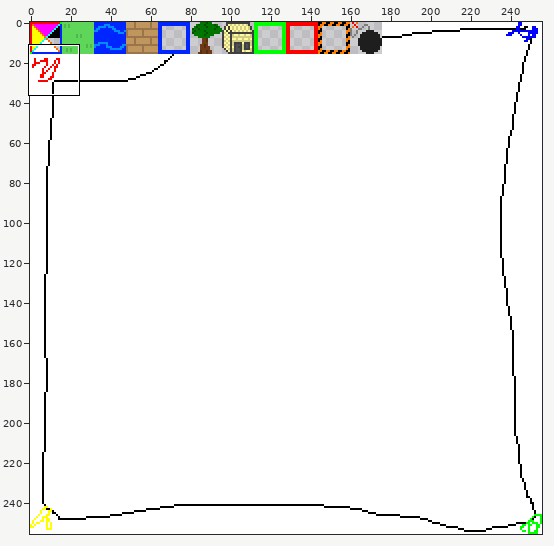
Two states of a sprite sheet, src/textures.png. Above: a wide view before the commit, with the close-up outlined.
Close-up. Earlier state:
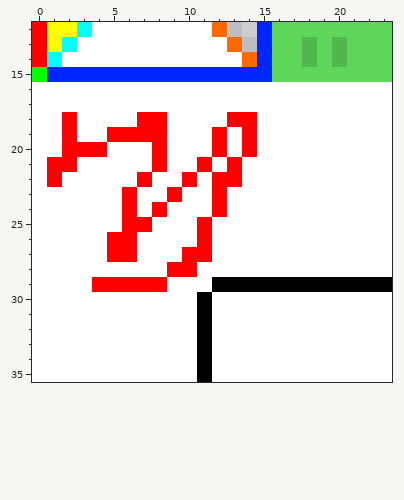
The file is 256x256 pixels. Shown: x 0..23, y 12..35. The commit also changed other parts of the picture, which this record leaves out.
After the commit:
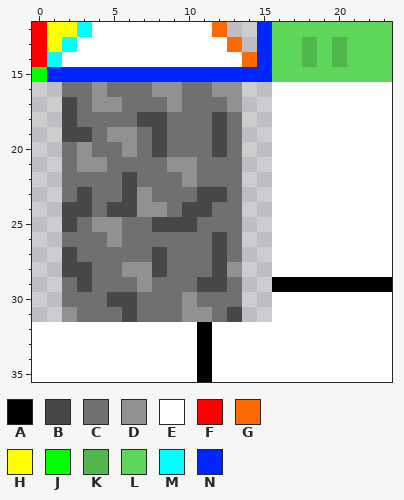
Palette (. is transparent): A #000000  B #474747  C #707070  D #919191  E #ffffff  F #ff0000  G #ff6a00  H #ffff00  J #00ff00  K #50b74d  L #5ed659  M #00ffff  N #0026ff
The edit:
{"y":16,"x":0,"old":"EEEEEEEEEEEEEEEE","new":"..CCDCCCDDCCDD.."}
{"y":17,"x":0,"old":"EEEEEEEEEEEEEEEE","new":"..BCDDCCCDCCCD.."}
{"y":18,"x":0,"old":"EEFEEEEFFEEEEFFE","new":"..BCCCCBBCCCBC.."}
{"y":19,"x":0,"old":"EEFEEFFFFEEEFEFE","new":"..BBCDDCBCCCBC.."}
{"y":20,"x":0,"old":"EEFFFEEEFEEEFEFE","new":"..CDCCDCBCCCBC.."}
{"y":21,"x":0,"old":"EFFEEEEEFEEFEFEE","new":"..CDDCCCCDDCCC.."}
{"y":22,"x":0,"old":"EFEEEEEFEEFEFFEE","new":"..CCCCBCCCDCCC.."}
{"y":23,"x":0,"old":"EEEEEEFEEFEEFEEE","new":"..CBCCBDCCCBBC.."}
{"y":24,"x":0,"old":"EEEEEEFEFEEEFEEE","new":"..BBCBBDDCBBCC.."}
{"y":25,"x":0,"old":"EEEEEEFFEEEFEEEE","new":"..BCDDCCBBBCCC.."}
{"y":26,"x":0,"old":"EEEEEFFEEEEFEEEE","new":"..CCCDCCCCCCBC.."}
{"y":27,"x":0,"old":"EEEEEFFEEEFFEEEE","new":"..BCCCCCBCCCBC.."}
{"y":28,"x":0,"old":"EEEEEEEEEFFEEEEE","new":"..BBCCDDBCCCBD.."}
{"y":29,"x":0,"old":"EEEEFFFFFEEEAAAA","new":"..CBCCCDCCCBBC.."}
{"y":30,"x":0,"old":"EEEEEEEEEEEAEEEE","new":"..CCCBBCCCDCCC.."}
{"y":31,"x":0,"old":"EEEEEEEEEEEAEEEE","new":"..DCCCBCCCDDCB.."}
{"label":"changed","picture_box":[32,82,272,322]}
